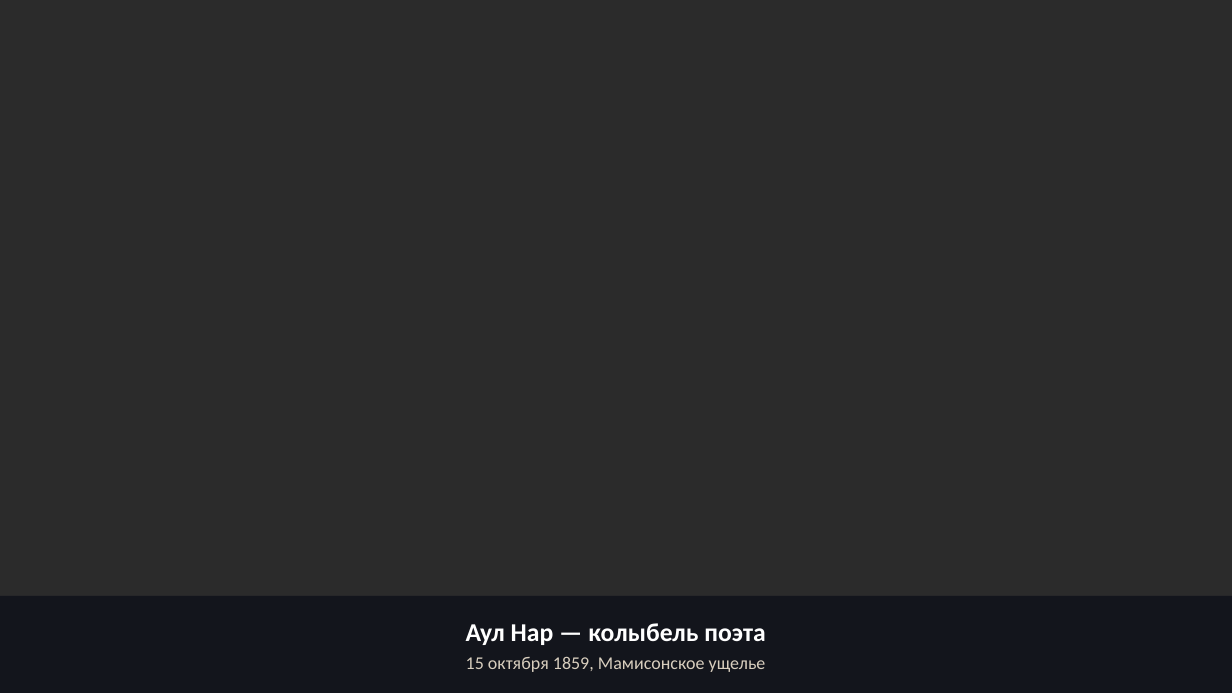
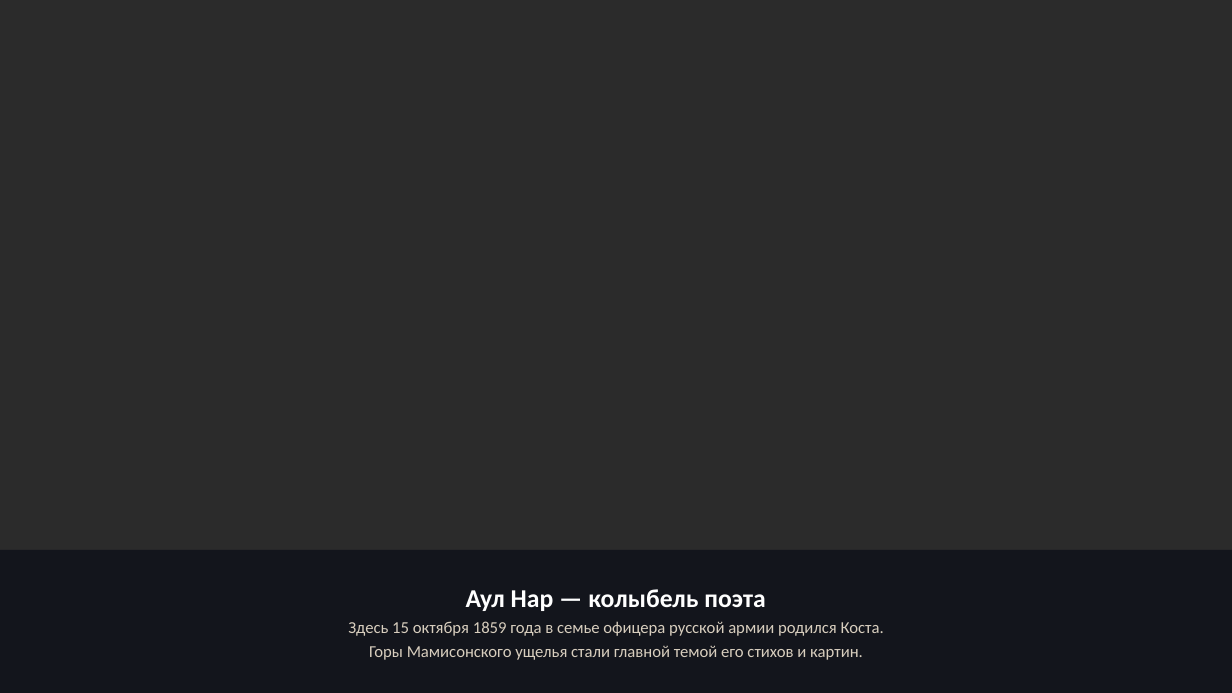
Before and after one commit to maksummatatov10-spec1231/prezent, a slide deck: slide 3 of Kosta_Hetagurov.pptx. Drawn at 1232x693 pixels with LibreOffice and Linux fonts; fonts in the diff are those of the drawing; background and template pictures are left out; a plain dark background stands for a picture behind light text. Boxes give left, top, right and bottom in pixels: in the first picture for what was removed or moved away, otherwise in the second. Text is boxed around its words. In the diff, an @@ line names an element or a change of style, - is before the commit and + after.

Commit message:
Коста Хетагуров: добавил пояснительный текст на слайды
- титул и фотослайд: кто такой Коста, даты, суть вклада
- Нар, учёба, Ирон фандыр: пояснения к каждому факту
- галерея картин: подписи с контекстом (темы, любовь, роль в живописи)
- память и финал: куда перенесён прах, что носит имя Коста
- изображения и переходы без изменений, zoom по-прежнему нет

```diff
--- a/Kosta_Hetagurov.pptx
+++ b/Kosta_Hetagurov.pptx
@@ rectangle resized from (x1=0, y1=596, x2=1232, y2=693) to (x1=0, y1=550, x2=1232, y2=693) @@
@@ text "Аул Нар — колыбель поэта" moved from (x1=466, y1=623, x2=766, y2=672) to (x1=348, y1=589, x2=884, y2=660) @@
@@ text at (x1=348, y1=621, x2=884, y2=660): text changed; size 14 to 13 pt @@
-15 октября 1859, Мамисонское ущелье
+Здесь 15 октября 1859 года в семье офицера русской армии родился Коста.
+Горы Мамисонского ущелья стали главной темой его стихов и картин.
```
Also in this commit, not shown: 10 other slides changed, 1 slide added, 1 slide removed, 1 other file.
